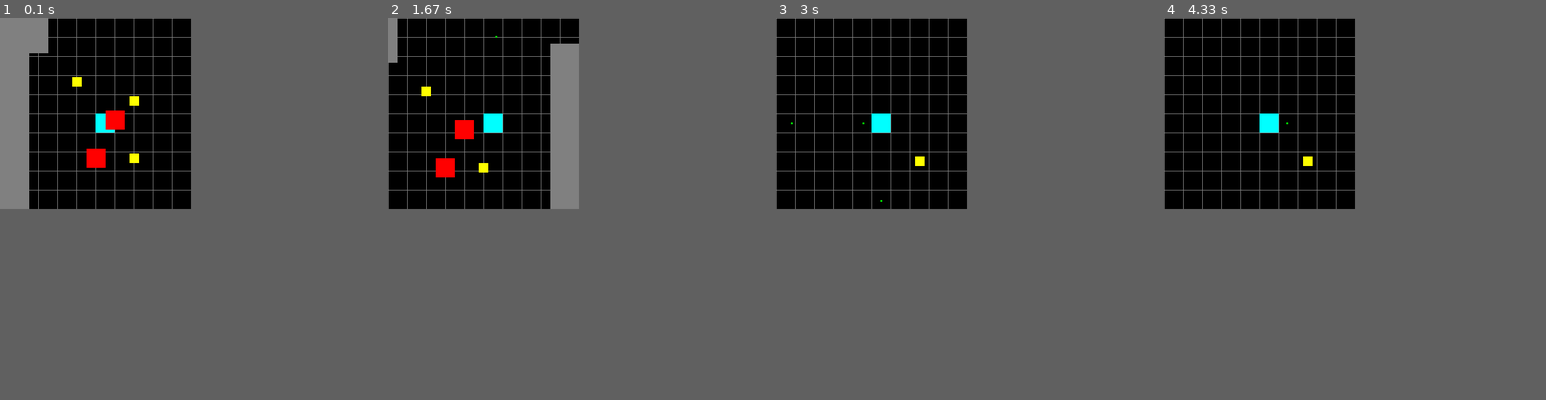
Above: before the commit, frames 1-4 (left to right).
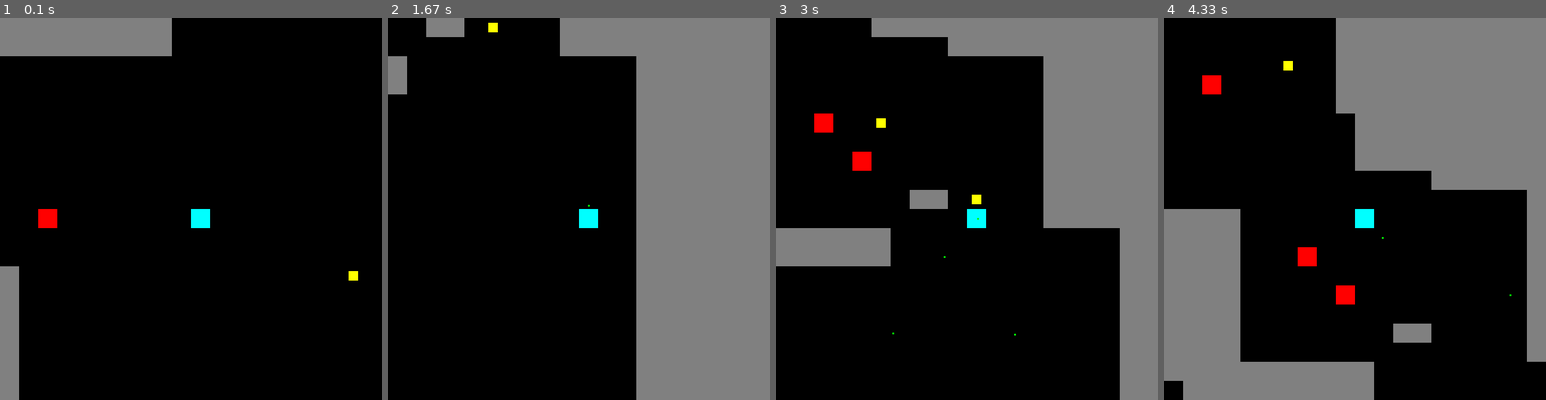
Above: after the commit, the same moments.

Repository: augisd/PyGame
Game: pygame game, started from main.py
The game is run twice, just before and just after one commit, with the same random seed, the same clock (stepped at 60 frames per second) and the same inputs.
Inputs:
- Up to frame 1 (0.1 s): no input
- Up to frame 2 (1.67 s): tap Space at 0.33 s; hold D 0.67-1.13 s; hold W 1.17-1.47 s
- Up to frame 3 (3 s): hold A 2-2.53 s; hold S 2.57-2.87 s; hold A from 2.9 s (still down)
- Up to frame 4 (4.33 s): release A at 3.3 s; hold W 3.33-3.7 s; hold D from 3.73 s (still down)
The window is 320x320 before the commit and 640x640 after it. Grey fills any space a smaller window leaves; there, only what the larger window draws over its background counts as a difference.

The runs differ from the first frame. In frame 1, 10% of the frame differs, in the area x 0-94%, y 0-100%; in frame 2, 43%, in the area x 0-100%, y 0-100%; in frame 3, 30%; in frame 4, 41%.

Commit message:
A star implemented (still bugs)

Diff:
--- a/AI.py
+++ b/AI.py
@@ -1,5 +1,6 @@
 from sprites import Player, Bullet
 from settings import *
+from astar import *
 import random
 import pygame as pg
 
@@ -35,13 +36,22 @@
     def __init__(self, game, x, y):
         pg.sprite.Sprite.__init__(self)
         Player.__init__(self, game, x, y)
+        self.game = game
         self.bot = FSM()
         self.current_state = self.explore
+        # [x, y]
+        self.directions = [[-1, 0], [1, 0], [0, -1], [0, 1]]
+        self.random_direction = random.choice(self.directions)
+        self.last_direction = [2, 2]
+        self.max_steps = int(SCREEN_WIDTH / 2)
+        self.steps_to_take = random.randint(TILESIZE, self.max_steps)
+        self.steps_taken = 0
 
     def explore(self):
         if "C" in self.game.get_screen_objects():
             self.current_state = self.collect_coins
         print("Exploring")
+        print(int(self.x / TILESIZE))
         # Move the player sprite around
         self.move_around()
 
@@ -51,8 +61,7 @@
         print("Collecting")
         # Move the player sprite towards the nearest coin
         go_to = self.get_closest_coin()
-        print(go_to)
-        self.move_to_coin(self.get_closest_coin())
+        self.go_to_coin(go_to)
 
     def get_closest_coin(self):
         if len(self.game.coins.sprites()) == 0:
@@ -64,8 +73,27 @@
         for coin in self.game.coins.sprites():
             if (abs(self.x - coin.x) + abs(self.y - coin.y) <
                 abs(self.x - closest_coin[0]) + abs(self.y - closest_coin[1])):
-                closest = [coin.x, coin.y]
+                closest_coin = [coin.x, coin.y]
         return closest_coin
+
+    def go_to_coin(self, coord):
+        # coord : [x, y] (pixels)
+        target_x = int(coord[0] / TILESIZE)
+        target_y = int(coord[1] / TILESIZE)
+        target = (target_y, target_x)
+        print("Target", target)
+        start_x = int(self.x / TILESIZE)
+        start_y = int(self.y / TILESIZE)
+        start = (start_y, start_x)
+        print("Start", start)
+        grid = self.game.map.map_layout
+        print("Map", grid)
+        # (row, col)
+        path = astar(grid, start, target)
+        print(path)
+        next_move = path[1]
+        self.vx = PLAYER_SPEED * (next_move[1] - start_x)
+        self.vy = PLAYER_SPEED * (next_move[0] - start_y)
 
     def move_to_coin(self, coin_coord):
 
@@ -86,32 +114,52 @@
             self.vx = PLAYER_SPEED
         print(self.vx)
 
-    def move_to_coin2(self, coin_coord):
+    def move_around(self):
+        # Re-implement Random Walk
 
-        coin_x = coin_coord[0]
-        coin_y = coin_coord[1]
-        print("moving to coin", coin_x, coin_y)
-        print("current coords", self.x, self.y)
-        if self.x > coin_x:
-            self.vx = -PLAYER_SPEED
-        elif self.x < coin_x:
-            self.vx = PLAYER_SPEED
-        elif self.x == coin_x:
+        if self.steps_taken == self.steps_to_take:
+            self.last_direction = self.random_direction
+            self.random_direction = random.choice(self.directions)
 
-            if self.y > coin_y:
-                self.y = -PLAYER_SPEED
-            elif self.y < coin_y:
-                self.y = PLAYER_SPEED
-            else:
-                pass
-        print(self.vx)
+            # Check if walk direction is not the same or backwards:
+            while ((self.random_direction[0] == self.last_direction[0] and
+                    self.random_direction[1] == self.last_direction[1]) or
+                   (self.random_direction[0] == -self.last_direction[0] and
+                    self.random_direction[1] == -self.last_direction[1])):
+                self.random_direction = random.choice(self.directions)
 
-    def move_around(self):
-        # [x, y]
-        print("moving around")
-        move = random.choice([[1, 0], [0, 1], [-1, 0], [0, -1]])
-        self.vx = PLAYER_SPEED * move[0]
-        self.vy = PLAYER_SPEED * move[1]
+            self.steps_to_take = random.randint(TILESIZE, self.max_steps)
+            self.steps_taken = 0
+
+        self.vx = PLAYER_SPEED * self.random_direction[0]
+        self.vy = PLAYER_SPEED * self.random_direction[1]
+        self.steps_taken += 1
+
+        # Check if no obstacles in front (walls / out of bounds)
+
+        if ((self.x < TILESIZE and self.random_direction[0] == -1 or
+             self.y < TILESIZE and self.random_direction[1] == -1) or
+                (self.x > MAP_WIDTH - TILESIZE and self.random_direction[0] == 1 or
+                 self.y > MAP_HEIGHT - TILESIZE and self.random_direction[1] == 1)):
+            self.steps_taken = self.steps_to_take
+
+
+        if self.obstacle_in_front(self.random_direction, 2 * TILESIZE):
+            self.steps_taken = self.steps_to_take
+
+
+        #if pg.sprite.spritecollideany(self, self.game.walls, pg.sprite.collide_rect_ratio(2)):
+        #    self.steps_taken = self.steps_to_take
+        #    self.last_direction = self.random_direction
+        #    return
+
+    def obstacle_in_front(self, direction, distance):
+        # Direction : [x, y] (-1,0,1)
+        x = int(SCREEN_WIDTH / 2) + direction[0] * distance
+        y = int(SCREEN_HEIGHT / 2) + direction[1] * distance
+
+        return self.game.screen.get_at((x, y)) == WALL_COL or \
+               self.game.screen.get_at((x, y)) == ENEMY_COL
 
     def update(self):
         # Pickup coin
@@ -133,7 +181,7 @@
         if self.y > MAP_HEIGHT:
             self.y = MAP_HEIGHT
 
-        self.rect.x = self.x
+        self.rect.x = int(self.x / TILESIZE) * TILESIZE
         self.collide_with_walls("x")
-        self.rect.y = self.y
+        self.rect.y = int(self.y / TILESIZE) * TILESIZE
         self.collide_with_walls("y")
--- /dev/null
+++ b/astar.py
@@ -0,0 +1,96 @@
+class Node():
+    """A node class for A* Pathfinding"""
+
+    def __init__(self, parent=None, position=None):
+        self.parent = parent
+        self.position = position
+
+        self.g = 0
+        self.h = 0
+        self.f = 0
+
+    def __eq__(self, other):
+        return self.position == other.position
+
+
+def astar(maze, start, end):
+    """Returns a list of tuples as a path from the given start to the given end in the given maze"""
+
+    # Create start and end node
+    start_node = Node(None, start)
+    start_node.g = start_node.h = start_node.f = 0
+    end_node = Node(None, end)
+    end_node.g = end_node.h = end_node.f = 0
+
+    # Initialize both open and closed list
+    open_list = []
+    closed_list = []
+
+    # Add the start node
+    open_list.append(start_node)
+
+    # Loop until you find the end
+    while len(open_list) > 0:
+
+        # Get the current node
+        current_node = open_list[0]
+        current_index = 0
+        for index, item in enumerate(open_list):
+            if item.f < current_node.f:
+                current_node = item
+                current_index = index
+
+        # Pop current off open list, add to closed list
+        open_list.pop(current_index)
+        closed_list.append(current_node)
+
+        # Found the goal
+        if current_node == end_node:
+            path = []
+            current = current_node
+            while current is not None:
+                path.append(current.position)
+                current = current.parent
+            return path[::-1] # Return reversed path
+
+        # Generate children
+        children = []
+        for new_position in [(0, -1), (0, 1), (-1, 0), (1, 0)]: # Adjacent squares
+
+            # Get node position
+            node_position = (current_node.position[0] + new_position[0], current_node.position[1] + new_position[1])
+
+            # Make sure within range
+            if node_position[0] > (len(maze) - 1) or node_position[0] < 0 or node_position[1] > (len(maze[len(maze)-1]) -1) or node_position[1] < 0:
+                continue
+
+            # Make sure walkable terrain
+            if maze[node_position[0]][node_position[1]] == "#" or maze[node_position[0]][node_position[1]] == "E":
+                continue
+
+            # Create new node
+            new_node = Node(current_node, node_position)
+
+            # Append
+            children.append(new_node)
+
+        # Loop through children
+        for child in children:
+
+            # Child is on the closed list
+            for closed_child in closed_list:
+                if child == closed_child:
+                    continue
+
+            # Create the f, g, and h values
+            child.g = current_node.g + 1
+            child.h = ((child.position[0] - end_node.position[0]) ** 2) + ((child.position[1] - end_node.position[1]) ** 2)
+            child.f = child.g + child.h
+
+            # Child is already in the open list
+            for open_node in open_list:
+                if child == open_node and child.g > open_node.g:
+                    continue
+
+            # Add the child to the open list
+            open_list.append(child)
--- a/game.py
+++ b/game.py
@@ -67,12 +67,12 @@
                     self.player.shoot("LEFT")
                 if event.key == pg.K_d:
                     self.player.shoot("RIGHT")
-                #if event.key == pg.K_SPACE:
-                #    self.player.move_around()
+                if event.key == pg.K_SPACE:
+                    print(self.map.get_layout())
 
     def render(self):
         self.screen.fill(SCREEN_COL)
-        self.draw_grid()
+        #self.draw_grid()
         #self.player.draw(self.screen)
         for sprite in self.all_sprites:
             self.screen.blit(sprite.image, self.camera.apply(sprite))
--- a/map.py
+++ b/map.py
@@ -9,7 +9,9 @@
         self.grid = 0
         self.width = GRIDWIDTH * 2
         self.height = GRIDHEIGHT * 2
+        self.map_layout = 0
         self.create_map()
+
 
     def create_map(self):
         walls = self.random_walk()
@@ -18,6 +20,7 @@
         walls_adjacent = self.adjacent(walls)
         print()
         self.print_map(walls_adjacent)
+        self.map_layout = walls_adjacent
         self.grid = walls_adjacent
         self.fill_walls(walls_adjacent)
 
@@ -26,6 +29,9 @@
             for j in range(len(grid[0])):
                 print(grid[i][j], end=" ")
             print()
+
+    def get_layout(self):
+        return self.map_layout
 
     def random_walk(self, height=GRIDHEIGHT,
                     width=GRIDWIDTH,
--- a/settings.py
+++ b/settings.py
@@ -1,7 +1,7 @@
 FPS = 60
 
-SCREEN_WIDTH = 320
-SCREEN_HEIGHT = 320
+SCREEN_WIDTH = 640
+SCREEN_HEIGHT = 640
 MAP_WIDTH = SCREEN_WIDTH * 3
 MAP_HEIGHT = SCREEN_HEIGHT * 3
 
@@ -13,14 +13,14 @@
 
 # Player
 PLAYER_START_POS = [int(MAPGRIDWIDTH / 2), int(MAPGRIDHEIGHT / 2)]
-PLAYER_SPEED = 300
+PLAYER_SPEED = 150
 
 # Colours
 WHITE = (255, 255, 255)
 RED = (255, 0, 0)
 YELLOW = (255, 255, 0)
 BLACK = (0, 0, 0, 255)
-GRAY = (128, 128, 128, 55)
+GRAY = (128, 128, 128, 255)
 BLUE = (0, 0, 255)
 GREEN = (0, 255, 0)
 DARKGREEN = (51, 102, 0, 255)
@@ -28,7 +28,7 @@
 
 SCREEN_COL = BLACK
 BACKGROUND_COL = DARKGREEN
-GRIDLINE_COL = GRAY
+GRIDLINE_COL = WHITE
 PLAYER_COL = LIGHTBLUE
 COIN_COL = YELLOW
 ENEMY_COL = RED
@@ -41,6 +41,6 @@
 TUNNEL_WIDTH = 5
 
 # Sprites
-N_COINS = 5
-N_ENEMIES = 5
+N_COINS = 10
+N_ENEMIES = 10
 SPAWN_GAP = 1
--- a/sprites.py
+++ b/sprites.py
@@ -18,7 +18,7 @@
     def update(self):
         # Pickup coin
         pg.sprite.spritecollide(self, self.game.coins, True)
-        #print(self.vx, self.vy)
+        #print(self.x, self.y)
         self.get_keys()
         self.x += self.vx * self.game.dt
         self.y += self.vy * self.game.dt
@@ -32,9 +32,9 @@
         if self.y > MAP_HEIGHT:
             self.y = MAP_HEIGHT
 
-        self.rect.x = self.x
+        self.rect.x = int(self.x / TILESIZE) * TILESIZE
         self.collide_with_walls("x")
-        self.rect.y = self.y
+        self.rect.y = int(self.y / TILESIZE) * TILESIZE
         self.collide_with_walls("y")
 
     def get_keys(self):
@@ -49,8 +49,6 @@
             self.vy = -PLAYER_SPEED
         if keys[pg.K_DOWN]:
             self.vy = PLAYER_SPEED
-        if keys[pg.K_SPACE]:
-            self.move_around()
         # Normalize diagonal speed
         if self.vx != 0 and self.vy != 0:
             self.vx *= 0.7071
